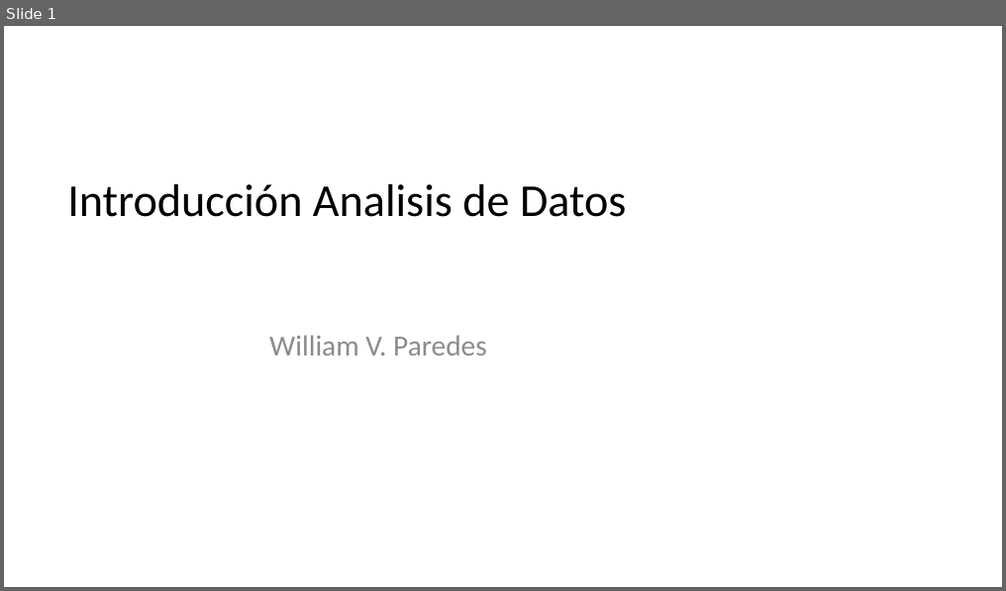
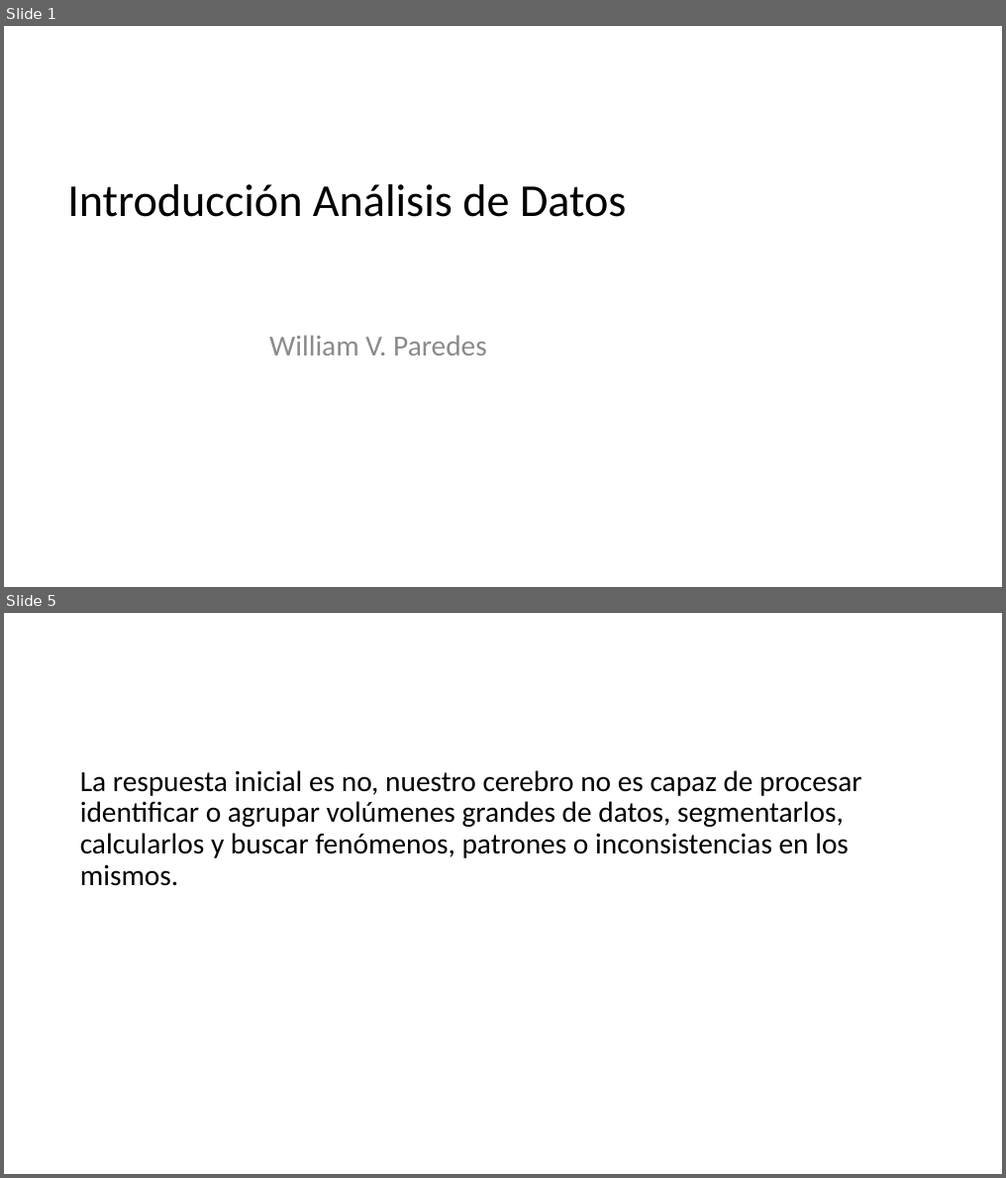
Before and after one commit to wparedesgt/RBasico, a slide deck: presentaciones/S01-New/00_Inicio.pptx. Shown one above the other, each under a label of ours: slide 1 before the commit, slides 1 and 5 after it; the slides between them are not shown. The pictures are 1006x591 and 1006x1178 pixels, drawn with LibreOffice and Linux fonts; fonts in the diff are those of the drawing; background and template pictures are left out. Boxes give left, top, right and bottom in pixels: in the first picture for what was removed or moved away, otherwise in the second. Text is boxed around its words. In the diff, an @@ line names an element or a change of style, - is before the commit and + after.

Commit message:
presentación de intro de rbasico

```diff
--- a/presentaciones/S01-New/00_Inicio.pptx
+++ b/presentaciones/S01-New/00_Inicio.pptx
@@ slide 5 added at (4, 613, 1002, 1174), background picture (left out) @@
@@ text added at (80, 770, 861, 886), 28 pt, text #000000 @@
+La respuesta inicial es no, nuestro cerebro no es capaz de procesar identificar o agrupar volúmenes grandes de datos, segmentarlos, calcularlos y buscar fenómenos, patrones o inconsistencias en los mismos.
@@ slide 1 changed as well @@
@@ title at (67, 184, 627, 217): text changed @@
-Introducción Analisis de Datos
+Introducción Análisis de Datos
```
Also in this commit, not shown: 5 other slides added, 3 slides removed, 4 other files.
